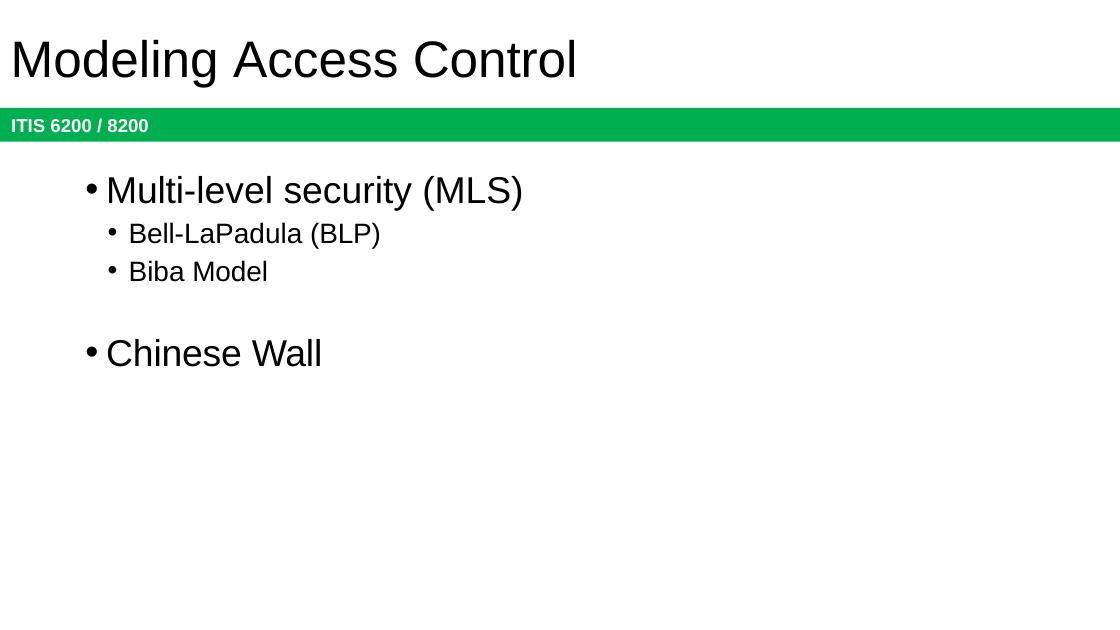
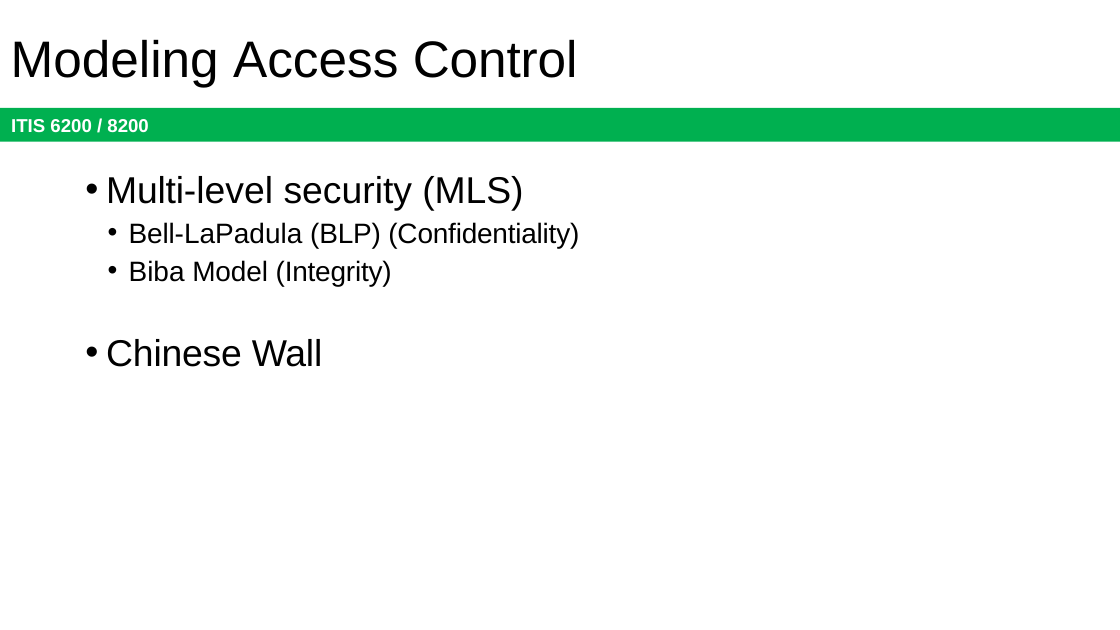
Before and after one commit to jx5c/github.io, a slide deck: slide 27 of teaching/ITIS6200/2023fa/lectures/lec09.pptx. Drawn at 1120x630 pixels with LibreOffice and Linux fonts; fonts in the diff are those of the drawing. Boxes give left, top, right and bottom in pixels: in the first picture for what was removed or moved away, otherwise in the second. Text is boxed around its words. In the diff, an @@ line names an element or a change of style, - is before the commit and + after.

```diff
--- a/teaching/ITIS6200/2023fa/lectures/lec09.pptx
+++ b/teaching/ITIS6200/2023fa/lectures/lec09.pptx
@@ text at bbox=[129, 222, 579, 286]: text changed @@
-  • Bell-LaPadula (BLP)
-  • Biba Model
+  • Bell-LaPadula (BLP) (Confidentiality)
+  • Biba Model (Integrity)
```
Also in this commit, not shown: 15 other slides changed, 1 slide removed, 1 other file.
